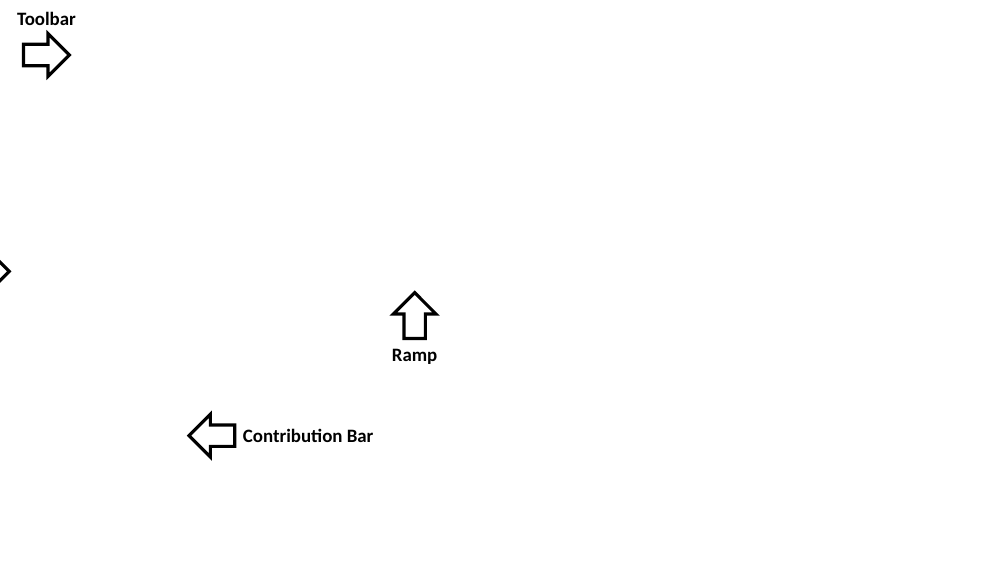
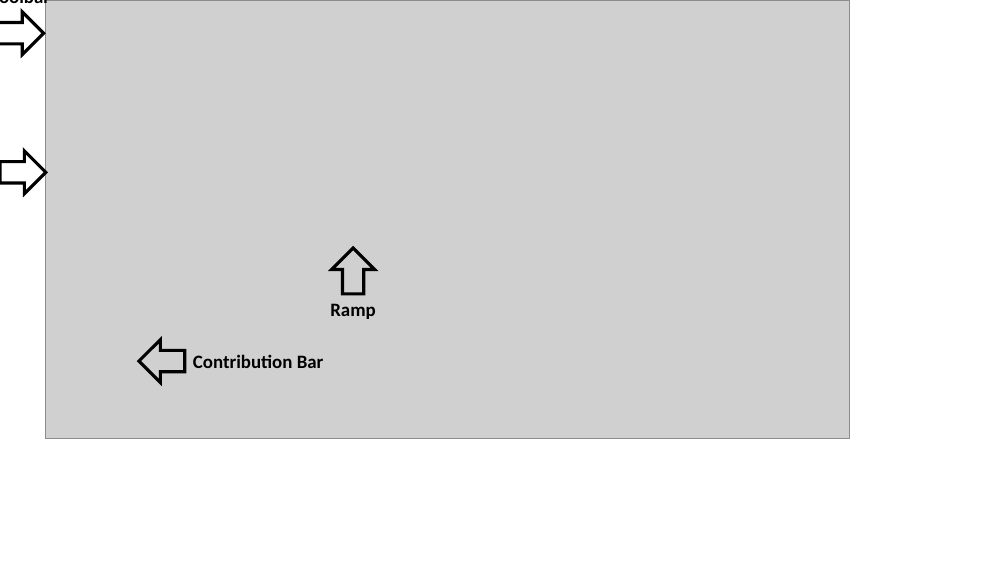
Before and after one commit to reposense/RepoSense, a slide deck: slide 1 of docs/diagrams/ug-report.pptx. Drawn at 1008x567 pixels with LibreOffice and Linux fonts; fonts in the diff are those of the drawing; grey boxes stand for pictures; background and template pictures are left out. Boxes give left, top, right and bottom in pixels: in the first picture for what was removed or moved away, otherwise in the second. Text is boxed around its words. In the diff, an @@ line names an element or a change of style, - is before the commit and + after.

```diff
--- a/docs/diagrams/ug-report.pptx
+++ b/docs/diagrams/ug-report.pptx
@@ text "Toolbar" rewrapped from [17, 11, 76, 31] to [0, 0, 50, 9] @@
@@ down arrow: place and size @@
-down arrow at [23, 33, 70, 76]
+down arrow at [0, 12, 44, 55]
@@ picture added at [45, 0, 850, 439] @@
@@ down arrow: place and size @@
-down arrow at [0, 250, 10, 293]
+down arrow at [0, 151, 46, 194]
@@ down arrow: place and size @@
-down arrow at [393, 293, 436, 339]
+down arrow at [332, 248, 375, 294]
@@ text "Ramp": place and size @@
-text "Ramp" at [392, 348, 437, 364]
+text "Ramp" at [330, 303, 375, 319]
@@ down arrow: place and size @@
-down arrow at [189, 414, 235, 457]
+down arrow at [139, 340, 185, 383]
@@ text "Contribution Bar": place and size @@
-text "Contribution Bar" at [243, 428, 374, 442]
+text "Contribution Bar" at [193, 354, 324, 368]
```
Also in this commit, not shown: 5 other files.
